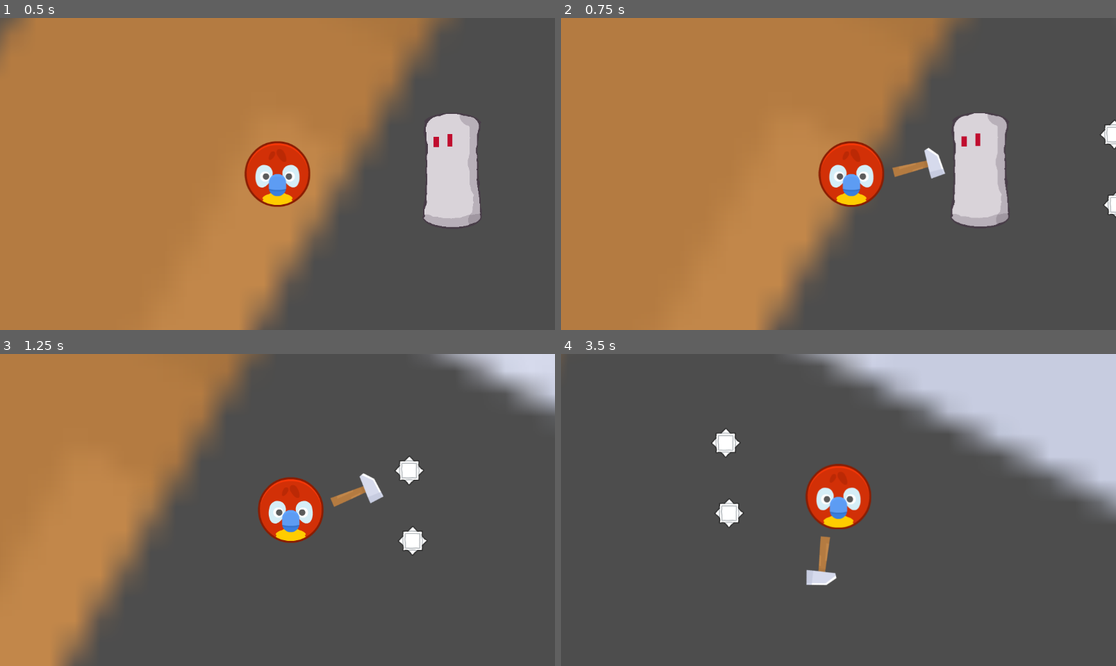
Above: before the commit, frames 1-4 (two rows, left to right).
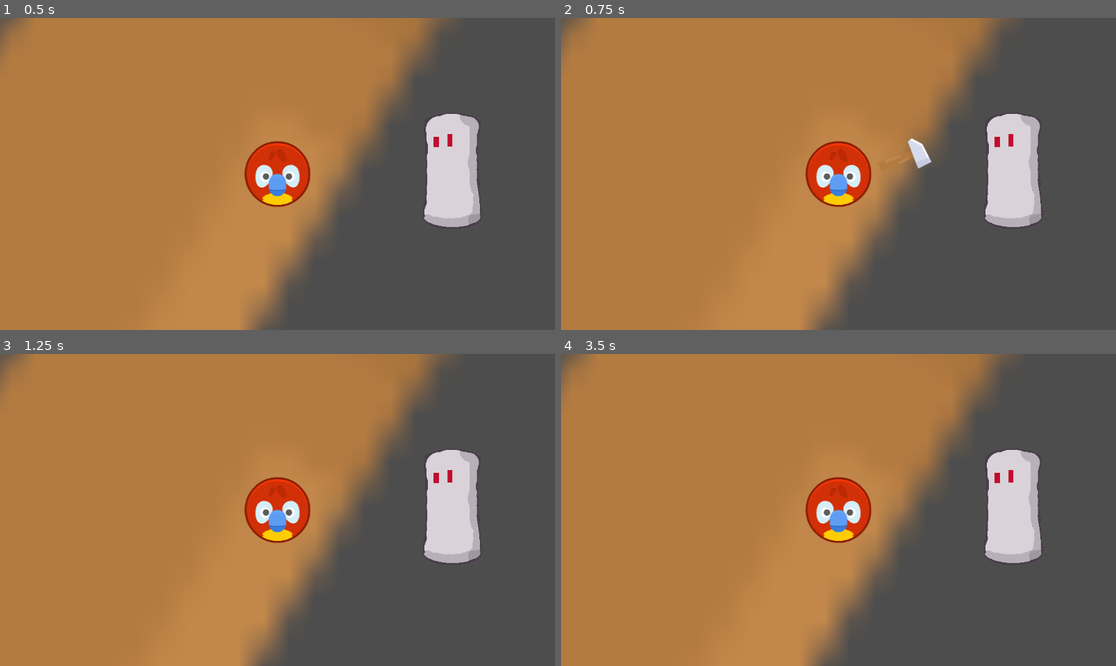
Above: after the commit, the same moments.

Repository: PixelQuester/Beans
Game: Godot game, scene res://main.tscn
Two runs of this game, one before a commit and one after it. Both use one fixed random seed, a clock stepped at 60 frames per second and the inputs below.
Inputs (mouse positions are in pixels of both pictures, inside the frame that each line leads up to):
- Up to frame 1 (0.5 s): no input
- Up to frame 2 (0.75 s): tap Enter (ui_accept) at 0.5 s; move the mouse to (960, 158) at 0.52 s; hold Right (ui_right) from 0.53 s (still down); hold Space (hammer, bound only after the commit) from 0.53 s (still down)
- Up to frame 3 (1.25 s): keep holding Right (ui_right); keep holding Space (hammer, bound only after the commit); tap Enter (ui_accept) at 0.77, 0.8, 1.07 s
- Up to frame 4 (3.5 s): move the mouse to (727, 525) at 1.27 s; release Right (ui_right) at 1.28 s; release Space (hammer, bound only after the commit) at 1.28 s; hold Down (ui_down) 1.28-2.03 s; tap Enter (ui_accept) at 1.35, 1.52, 1.82, 2.3, 2.75, 3.02, 3.32 s; tap Space (hammer, bound only after the commit) at 1.55, 2.85 s; move the mouse to (894, 441) at 2.02 s; hold Right (ui_right) 2.03-2.78 s; hold Space (hammer, bound only after the commit) 2.03-2.78 s; move the mouse to (810, 572) at 2.77 s; hold Up (ui_up) from 2.78 s (still down)

Frame 1 is identical in both runs. In frame 2, 19% of the frame differs, in the area x 0-100%, y 0-100%; in frame 3, 44%; in frame 4, 77%.

Commit message:
WASD movement implemented

Diff:
--- a/Player.gd
+++ b/Player.gd
@@ -17,8 +17,8 @@
 	pass
 
 func _physics_process(delta):
-	var ymove = Input.get_axis("ui_up","ui_down")
-	var xmove = Input.get_axis("ui_left","ui_right")
+	var ymove = Input.get_axis("player_up","player_down")
+	var xmove = Input.get_axis("player_left","player_right")
 	var direction = Vector2(xmove, ymove).normalized()
 
 	if is_attacking:
@@ -34,7 +34,7 @@
 	global_position += direction * delta * speed
 
 func _input(event):
-	if event.is_action_pressed("ui_accept") and is_attacking == false:
+	if event.is_action_pressed("hammer") and is_attacking == false:
 		print("Beans")
 		is_attacking = true
 		await get_tree().create_timer(.5).timeout
--- a/project.godot
+++ b/project.godot
@@ -14,3 +14,32 @@
 run/main_scene="res://main.tscn"
 config/features=PackedStringArray("4.2", "Forward Plus")
 config/icon="res://icon.svg"
+
+[input]
+
+player_up={
+"deadzone": 0.5,
+"events": [Object(InputEventKey,"resource_local_to_scene":false,"resource_name":"","device":-1,"window_id":0,"alt_pressed":false,"shift_pressed":false,"ctrl_pressed":false,"meta_pressed":false,"pressed":false,"keycode":0,"physical_keycode":87,"key_label":0,"unicode":119,"echo":false,"script":null)
+]
+}
+player_down={
+"deadzone": 0.5,
+"events": [Object(InputEventKey,"resource_local_to_scene":false,"resource_name":"","device":-1,"window_id":0,"alt_pressed":false,"shift_pressed":false,"ctrl_pressed":false,"meta_pressed":false,"pressed":false,"keycode":0,"physical_keycode":83,"key_label":0,"unicode":115,"echo":false,"script":null)
+]
+}
+player_right={
+"deadzone": 0.5,
+"events": [Object(InputEventKey,"resource_local_to_scene":false,"resource_name":"","device":-1,"window_id":0,"alt_pressed":false,"shift_pressed":false,"ctrl_pressed":false,"meta_pressed":false,"pressed":false,"keycode":0,"physical_keycode":68,"key_label":0,"unicode":100,"echo":false,"script":null)
+]
+}
+player_left={
+"deadzone": 0.5,
+"events": [Object(InputEventKey,"resource_local_to_scene":false,"resource_name":"","device":-1,"window_id":0,"alt_pressed":false,"shift_pressed":false,"ctrl_pressed":false,"meta_pressed":false,"pressed":false,"keycode":0,"physical_keycode":65,"key_label":0,"unicode":97,"echo":false,"script":null)
+]
+}
+hammer={
+"deadzone": 0.5,
+"events": [Object(InputEventKey,"resource_local_to_scene":false,"resource_name":"","device":-1,"window_id":0,"alt_pressed":false,"shift_pressed":false,"ctrl_pressed":false,"meta_pressed":false,"pressed":false,"keycode":0,"physical_keycode":32,"key_label":0,"unicode":32,"echo":false,"script":null)
+, Object(InputEventMouseButton,"resource_local_to_scene":false,"resource_name":"","device":-1,"window_id":0,"alt_pressed":false,"shift_pressed":false,"ctrl_pressed":false,"meta_pressed":false,"button_mask":1,"position":Vector2(264, 10),"global_position":Vector2(268, 51),"factor":1.0,"button_index":1,"canceled":false,"pressed":true,"double_click":false,"script":null)
+]
+}
Not shown: 1 places in main.tscn that only renumber resources
